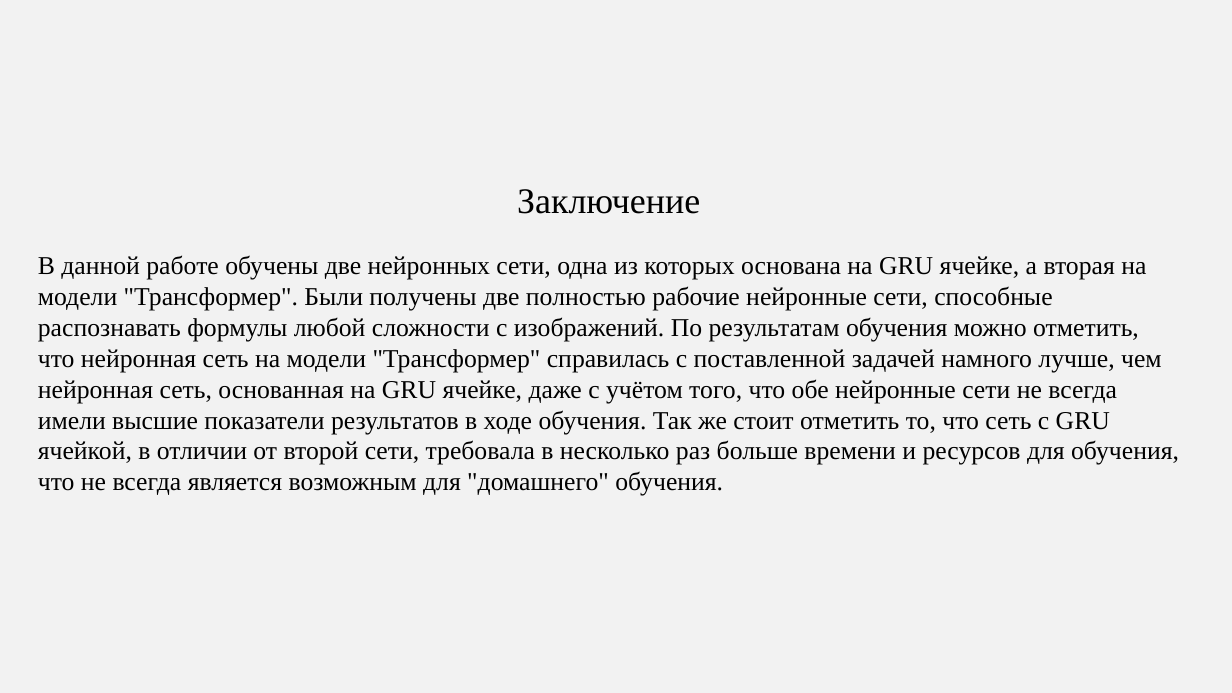
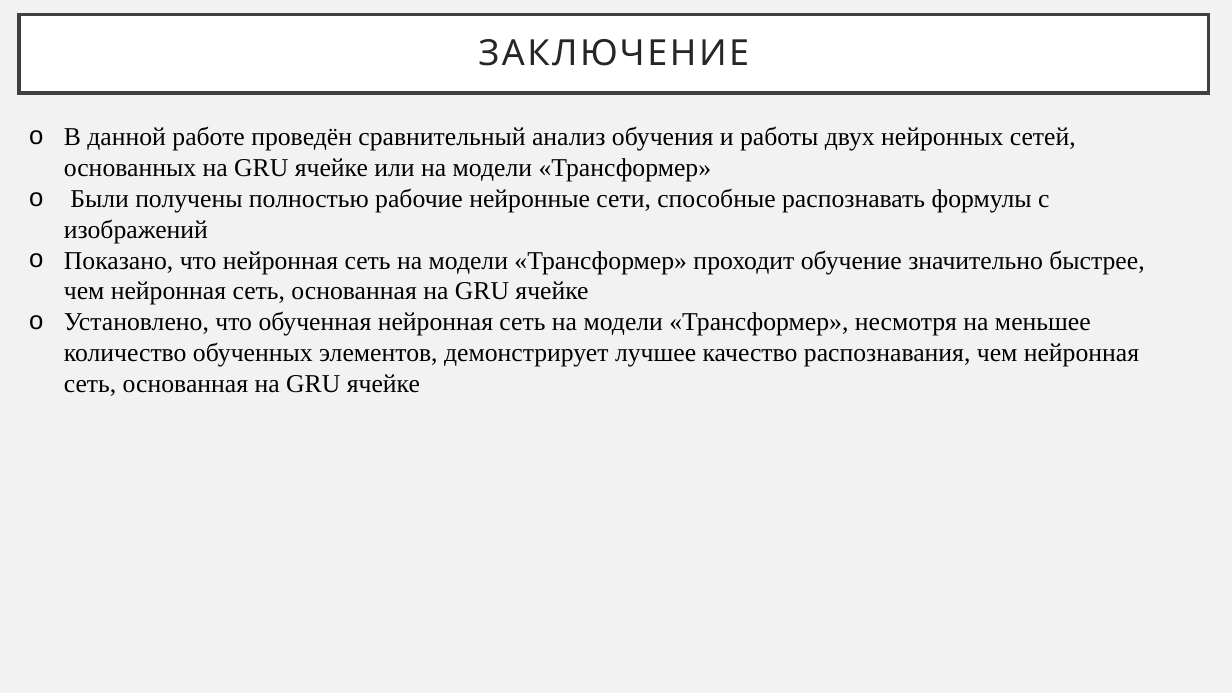
Before and after one commit to agoiga/rabota, a slide deck: slide 18 of Diplom.pptx (slide 14 before the commit). Drawn at 1232x693 pixels with LibreOffice and Linux fonts; fonts in the diff are those of the drawing. Boxes give left, top, right and bottom in pixels: in the first picture for what was removed or moved away, otherwise in the second. Text is boxed around its words. In the diff, an @@ line names an element or a change of style, - is before the commit and + after.

```diff
--- a/Diplom.pptx
+++ b/Diplom.pptx
@@ title "ЗАКЛЮЧЕНИЕ": place and size @@
-title "ЗАКЛЮЧЕНИЕ" at bbox=[517, 189, 700, 214]
+title "ЗАКЛЮЧЕНИЕ" at bbox=[19, 15, 1210, 93]
@@ title "ЗАКЛЮЧЕНИЕ" at bbox=[19, 15, 1210, 93]: vertical alignment top to middle; fill none to #FFFFFF; outline none to #404040 2.5 pt @@
@@ title at bbox=[478, 39, 749, 66]: text changed; font Times New Roman to Cabin; text colour #000000 to #262626 @@
-Заключение
+ЗАКЛЮЧЕНИЕ
@@ text at bbox=[64, 126, 1144, 396]: text changed @@
-В данной работе обучены две нейронных сети, одна из которых основана на GRU ячейке, а вторая на модели "Трансформер". Были получены две полностью рабочие нейронные сети, способные распознавать формулы любой сложности с изображений. По результатам обучения можно отметить, что нейронная сеть на модели "Трансформер" справилась с поставленной задачей намного лучше, чем нейронная сеть, основанная на GRU ячейке, даже с учётом того, что обе нейронные сети не всегда имели высшие показатели результатов в ходе обучения. Так же стоит отметить то, что сеть с GRU ячейкой, в отличии от второй сети, требовала в несколько раз больше времени и ресурсов для обучения, что не всегда является возможным для "домашнего" обучения.
+o В данной работе проведён сравнительный анализ обучения и работы двух нейронных сетей, основанных на GRU ячейке или на модели «Трансформер»
+o Были получены полностью рабочие нейронные сети, способные распознавать формулы с изображений
+o Показано, что нейронная сеть на модели «Трансформер» проходит обучение значительно быстрее, чем нейронная сеть, основанная на GRU ячейке
+o Установлено, что обученная нейронная сеть на модели «Трансформер», несмотря на меньшее количество обученных элементов, демонстрирует лучшее качество распознавания, чем нейронная сеть, основанная на GRU ячейке
```
Also in this commit, not shown: 3 other slides changed, 5 slides added, 1 slide removed.
